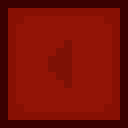
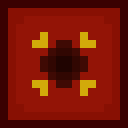
The second 128 × 128 image is a revision of the first. Changes to its layers:
showed "Front" over [32, 32, 96, 96]
hid "Side" over [48, 40, 72, 88]
